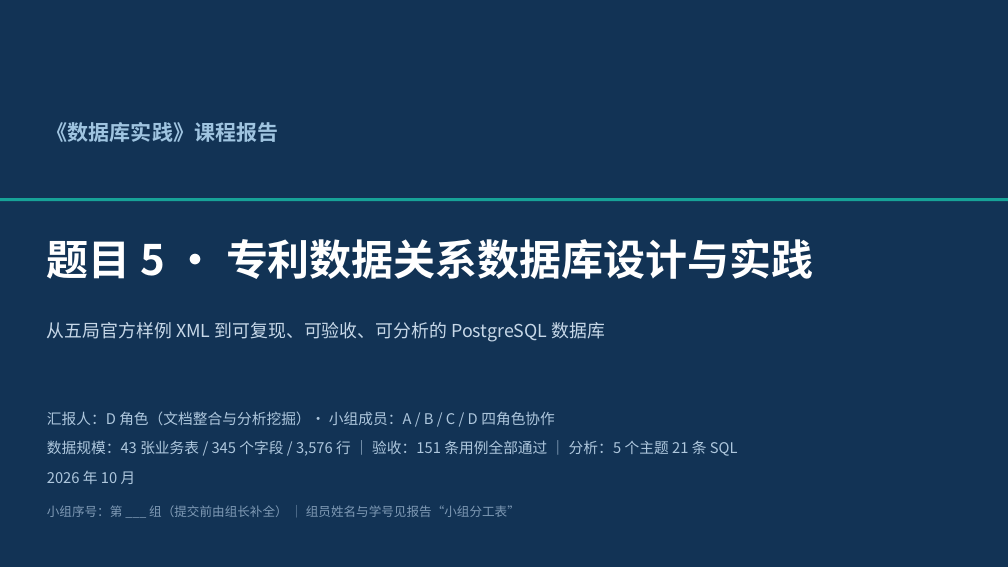
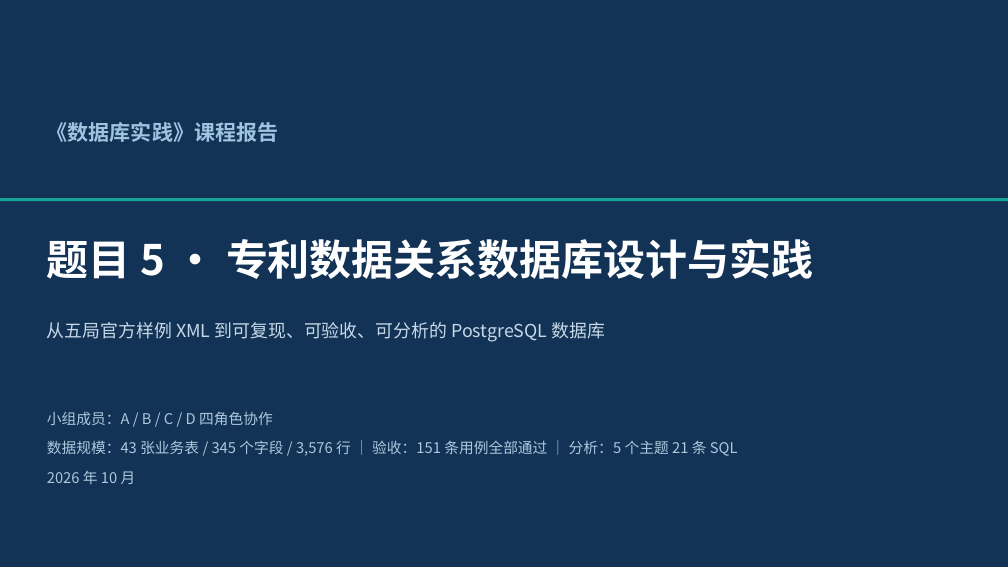
Before and after one commit to Zhuye-zy/Database, a slide deck: slide 1 of fourth stage/02-汇报PPT/第四阶段汇报-专利数据关系数据库.pptx. Drawn at 1008x567 pixels with LibreOffice and Linux fonts; fonts in the diff are those of the drawing. Boxes give left, top, right and bottom in pixels: in the first picture for what was removed or moved away, otherwise in the second. Text is boxed around its words. In the diff, an @@ line names an element or a change of style, - is before the commit and + after.

```diff
--- a/fourth stage/02-汇报PPT/第四阶段汇报-专利数据关系数据库.pptx
+++ b/fourth stage/02-汇报PPT/第四阶段汇报-专利数据关系数据库.pptx
@@ text at (47, 412, 273, 425): text changed @@
-汇报人：D 角色（文档整合与分析挖掘）· 小组成员：A / B / C / D 四角色协作
+小组成员：A / B / C / D 四角色协作
@@ text removed at (47, 505, 520, 517) @@
-小组序号：第 ___ 组（提交前由组长补全） ｜ 组员姓名与学号见报告“小组分工表”
```
Also in this commit, not shown: 15 other files.
